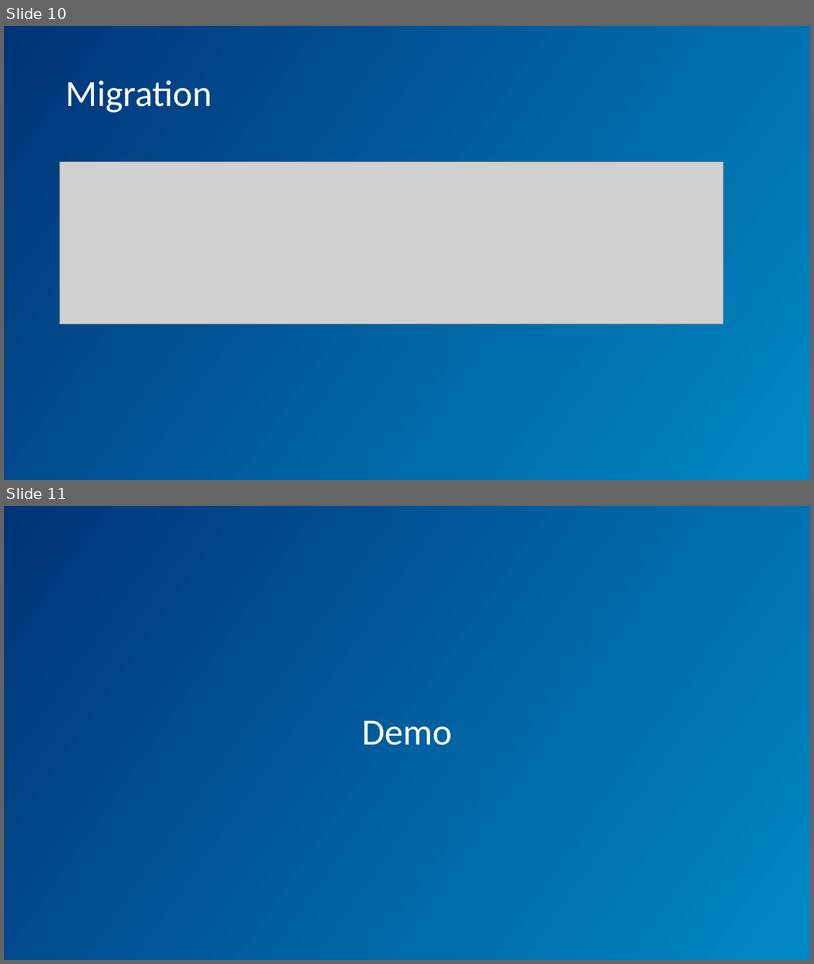
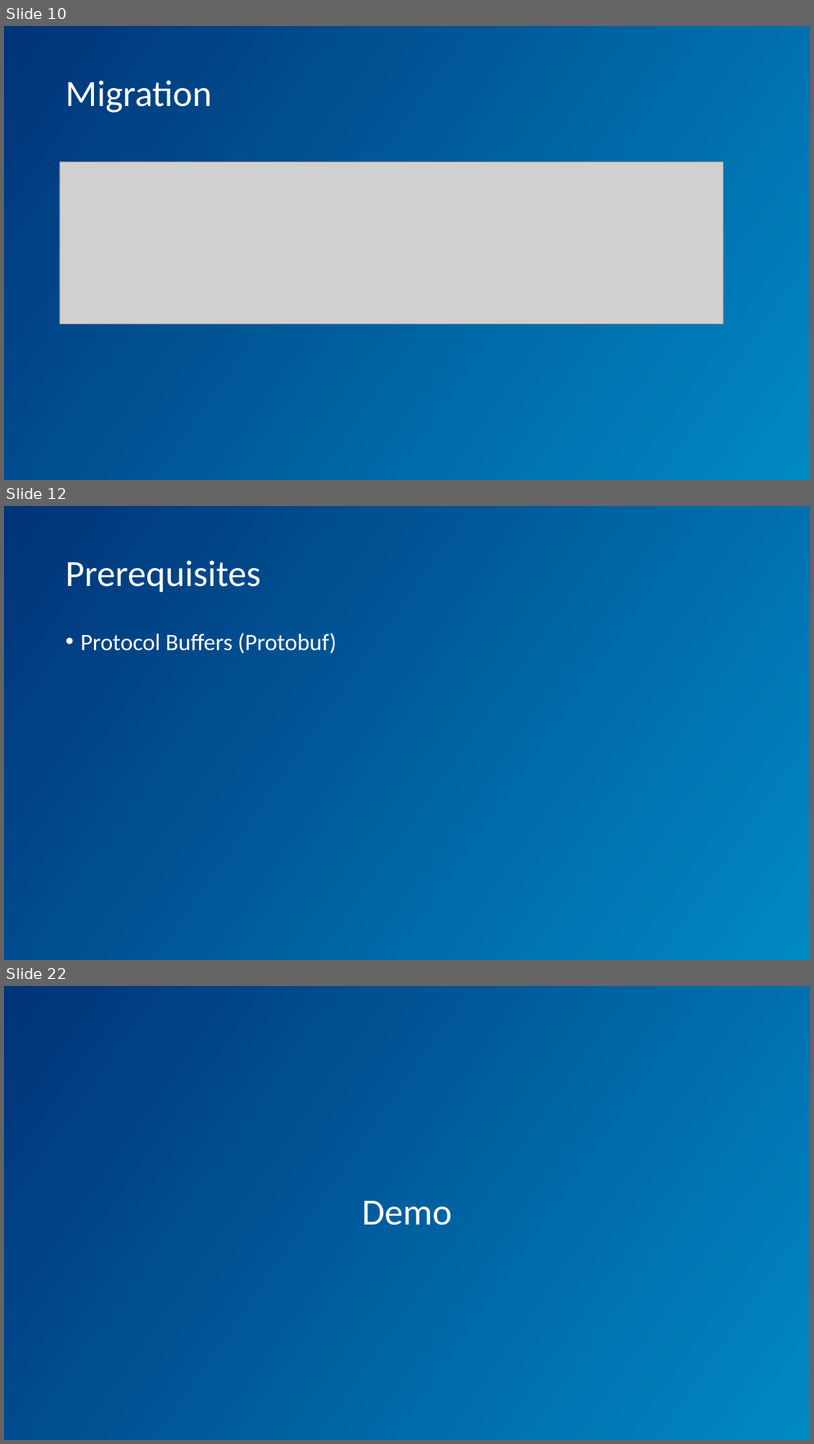
Before and after one commit to pratik-philips/DataStore-Android-Demo, a slide deck: DataStore.pptx. Shown one above the other, each under a label of ours: slides 10 and 11 before the commit, slides 10, 12 and 22 after it; the slides between them are not shown. The pictures are 814x964 and 814x1444 pixels, drawn with LibreOffice and Linux fonts; fonts in the diff are those of the drawing; grey boxes stand for pictures; background and template pictures are left out. Boxes give left, top, right and bottom in pixels: in the first picture for what was removed or moved away, otherwise in the second. Text is boxed around its words. In the diff, an @@ line names an element or a change of style, - is before the commit and + after.

```diff
--- a/DataStore.pptx
+++ b/DataStore.pptx
@@ slide 12 added at (4, 506, 810, 960), background gradient #003478 to #0089C4 @@
@@ title added at (65, 560, 261, 592), 44 pt, text #FFFFFF @@
+Prerequisites
@@ text added at (80, 633, 337, 654), 28 pt, text #FFFFFF @@
+• Protocol Buffers (Protobuf)
@@ what was slide 11 is now slide 22 @@
```
Also in this commit, not shown: 1 slide changed, 10 other slides added, 4 other files.
